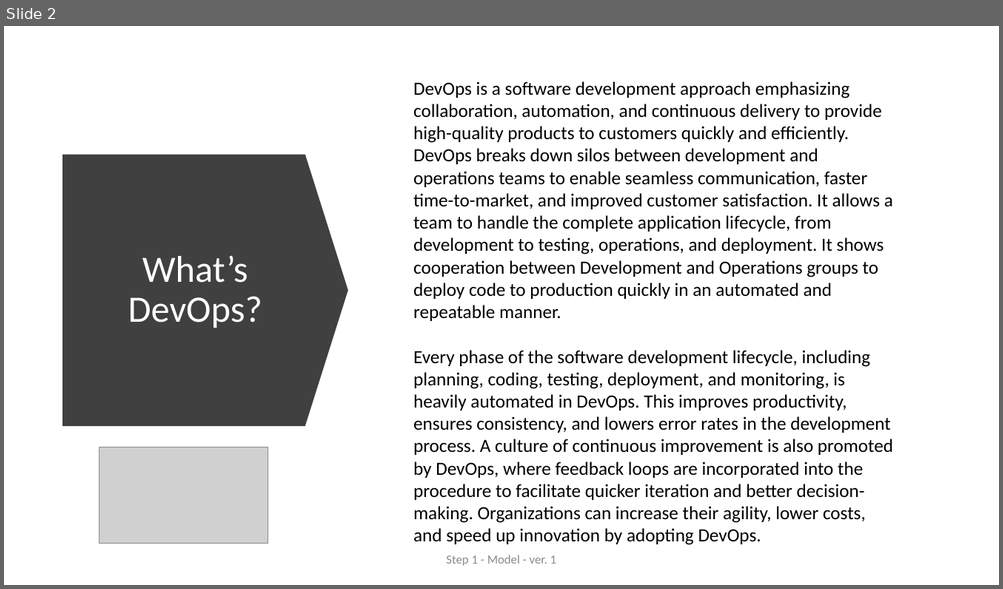
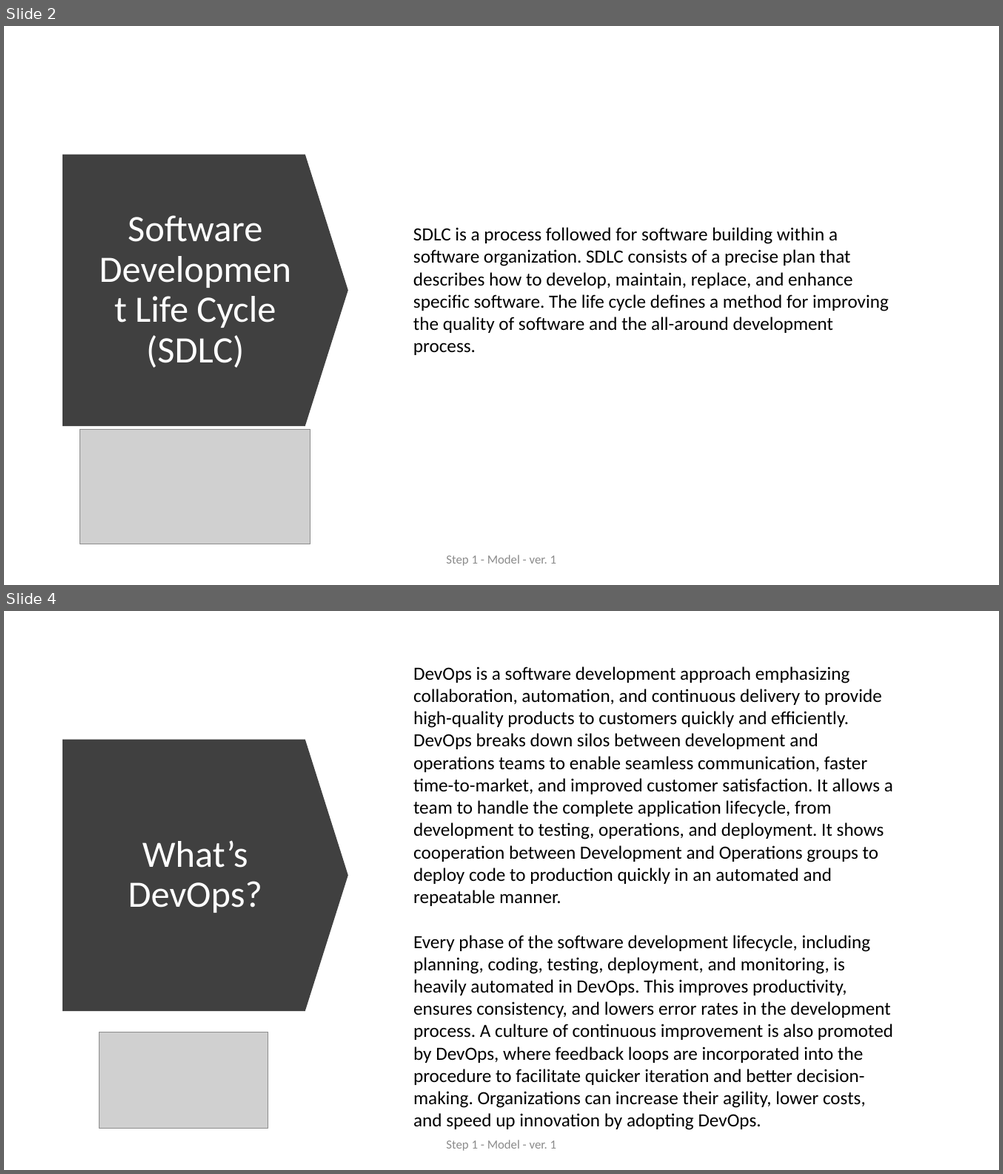
Before and after one commit to ext4dmin/DevOps-Mentorship, a slide deck: Step1-Model_speach.pptx. Shown one above the other, each under a label of ours: slide 2 before the commit, slides 2 and 4 after it; the slides between them are not shown. The pictures are 1003x589 and 1003x1174 pixels, drawn with LibreOffice and Linux fonts; fonts in the diff are those of the drawing; grey boxes stand for pictures. Boxes give left, top, right and bottom in pixels: in the first picture for what was removed or moved away, otherwise in the second. Text is boxed around its words. In the diff, an @@ line names an element or a change of style, - is before the commit and + after.

Commit message:
start work on sdlc section

```diff
--- a/Step1-Model_speach.pptx
+++ b/Step1-Model_speach.pptx
@@ slide 2 added at (4, 26, 999, 585), background #FFFFFF @@
@@ down arrow added at (63, 154, 349, 426), fill #404040 @@
@@ title added at (128, 215, 276, 368), 36 pt, text #FFFFFF @@
+Software Development Life Cycle
+(SDLC)
@@ text added at (413, 227, 888, 355), 18 pt, text #000000 @@
+SDLC is a process followed for software building within a software organization. SDLC consists of a precise plan that describes how to develop, maintain, replace, and enhance specific software. The life cycle defines a method for improving the quality of software and the all-around development process.
@@ picture added at (80, 429, 310, 545) @@
@@ text added at (446, 555, 556, 566), 12 pt, text #8C8C8C @@
+Step 1 - Model - ver. 1
@@ what was slide 2 is now slide 4 @@
```
Also in this commit, not shown: 1 other slide added, 1 other file.
